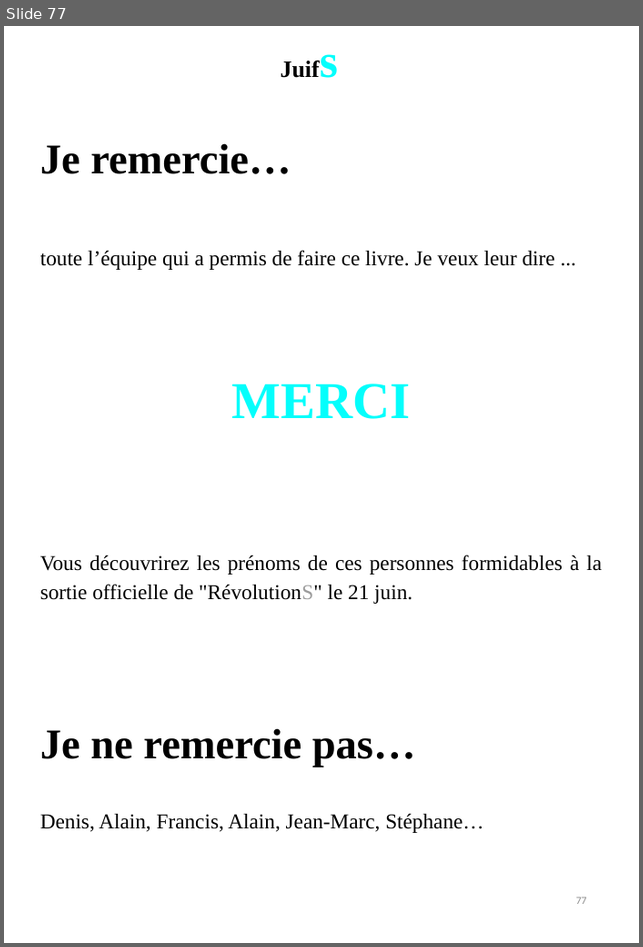
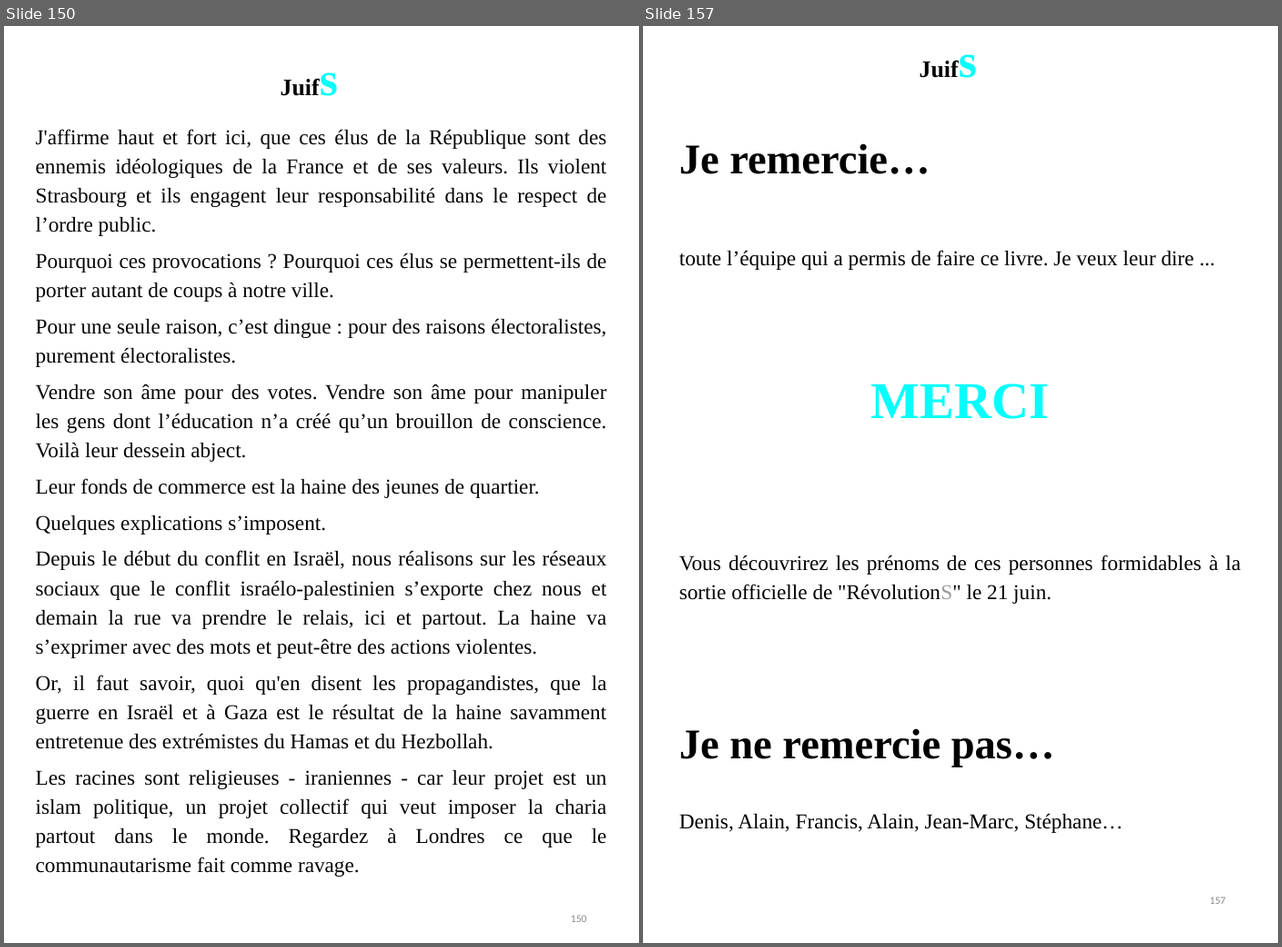
Before and after one commit to BenjaminLOUIS84/e_commerce, a slide deck: e_commerce/public/ppsx/tome2.ppsx. Shown side by side, each under a label of ours: slide 77 before the commit, slides 150 and 157 after it; the slides between them are not shown. The pictures are 643x947 and 1282x947 pixels, drawn with LibreOffice and Linux fonts; fonts in the diff are those of the drawing. Boxes give left, top, right and bottom in pixels: in the first picture for what was removed or moved away, otherwise in the second. Text is boxed around its words. In the diff, an @@ line names an element or a change of style, - is before the commit and + after.

```diff
--- a/e_commerce/public/ppsx/tome2.ppsx
+++ b/e_commerce/public/ppsx/tome2.ppsx
@@ slide 150 added at (x1=4, y1=26, x2=639, y2=943), background #FFFFFF @@
@@ text added at (x1=272, y1=44, x2=353, y2=136), 20.1 pt, text #000000, bold @@
+Juifs
@@ text added at (x1=36, y1=129, x2=607, y2=877), 18 pt, text #050505 @@
+J'affirme haut et fort ici, que ces élus de la République sont des ennemis idéologiques de la France et de ses valeurs. Ils violent Strasbourg et ils engagent leur responsabilité dans le respect de l’ordre public.
+Pourquoi ces provocations ? Pourquoi ces élus se permettent-ils de porter autant de coups à notre ville.
+Pour une seule raison, c’est dingue : pour des raisons électoralistes, purement électoralistes.
+Vendre son âme pour des votes. Vendre son âme pour manipuler les gens dont l’éducation n’a créé qu’un brouillon de conscience. Voilà leur dessein abject.
+Leur fonds de commerce est la haine des jeunes de quartier.
+Quelques explications s’imposent.
+Depuis le début du conflit en Israël, nous réalisons sur les réseaux sociaux que le conflit israélo-palestinien s’exporte chez nous et demain la rue va prendre le relais, ici et partout. La haine va s’exprimer avec des mots et peut-être des actions violentes.
+Or, il faut savoir, quoi qu'en disent les propagandistes, que la guerre en Israël et à Gaza est le résultat de la haine savamment entretenue des extrémistes du Hamas et du Hezbollah.
+Les racines sont religieuses - iraniennes - car leur projet est un islam politique, un projet collectif qui veut imposer la charia partout dans le monde. Regardez à Londres ce que le communautarisme fait comme ravage.
@@ page number added at (x1=571, y1=915, x2=587, y2=922), 9 pt, text #8C8C8C @@
+150
@@ what was slide 77 is now slide 157 @@
@@ page number at (x1=1210, y1=897, x2=1226, y2=904): text changed @@
-77
+157
```
Also in this commit, not shown: 3 slides changed, 79 other slides added.
